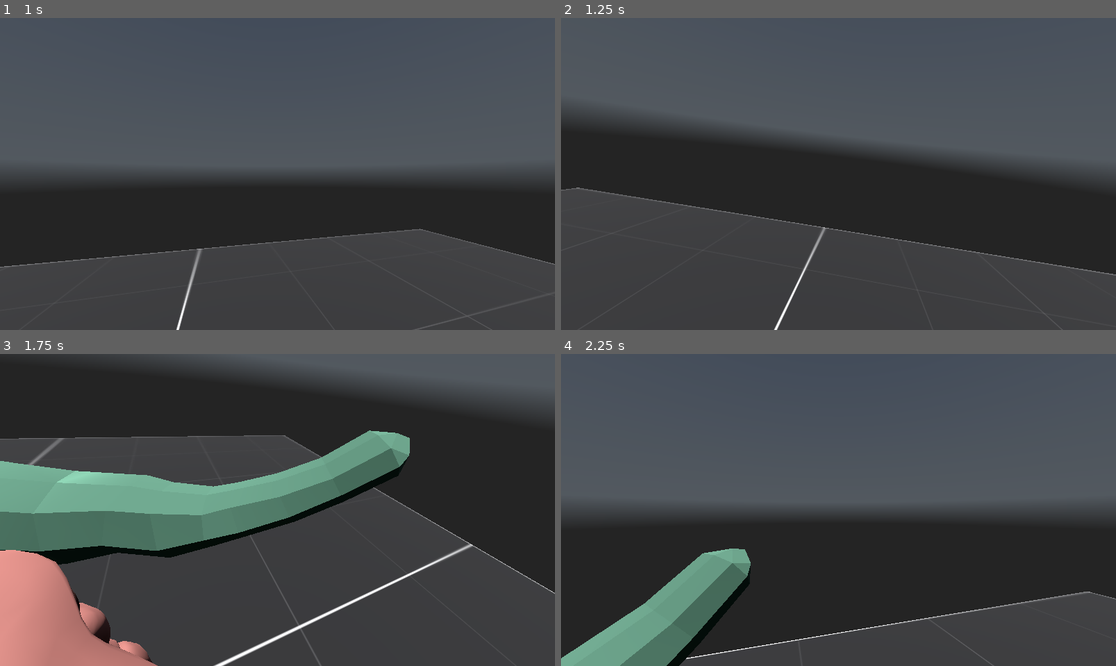
Above: before the commit, frames 1-4 (two rows, left to right).
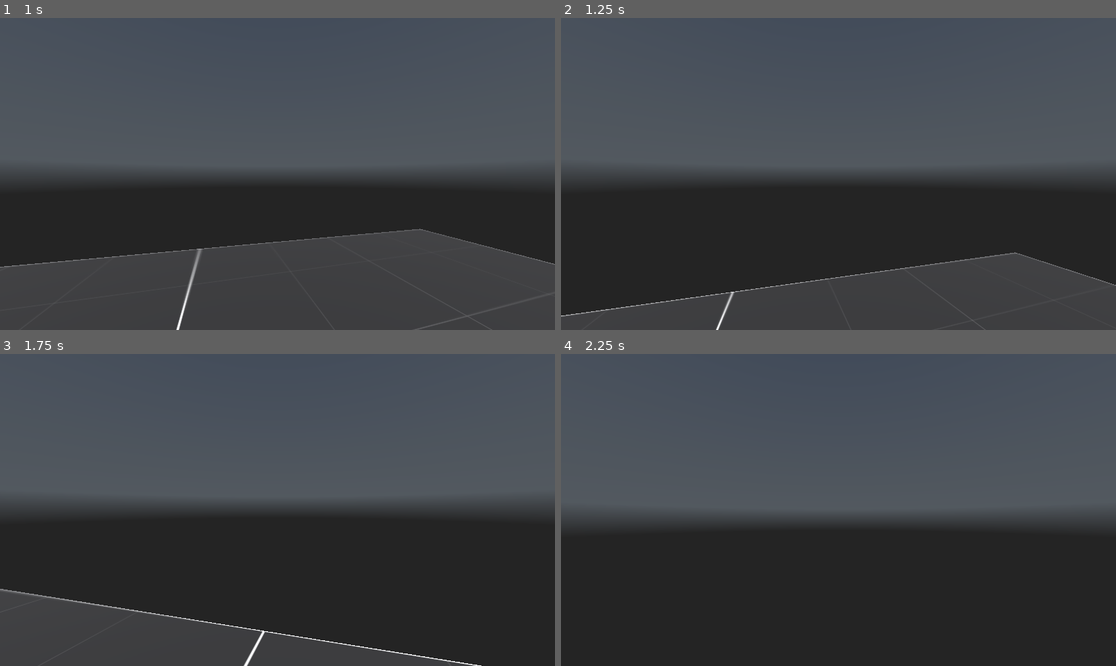
Above: after the commit, the same moments.

Repository: GoodGuyNoone/Oink-Jam-2
Game: Godot game, scene res://scenes/main.tscn
Two runs of this game, one before a commit and one after it. Both use one fixed random seed, a clock stepped at 60 frames per second and the inputs below. A sky picture missing from this copy of the repository is replaced by a grey-blue gradient.
Inputs (mouse positions are in pixels of both pictures, inside the frame that each line leads up to):
- Up to frame 1 (1 s): tap Enter at 0.5 s; move the mouse to (305, 174) at 0.52 s; hold W (forward) from 0.53 s (still down); hold Shift (sprint) from 0.53 s (still down); tap Space (jump) at 0.77 s
- Up to frame 2 (1.25 s): keep holding W (forward); keep holding Shift (sprint)
- Up to frame 3 (1.75 s): keep holding W (forward); move the mouse to (249, 510) at 1.27 s; release Shift (sprint) at 1.28 s; tap Shift (sprint) at 1.35 s; tap Space (jump) at 1.52 s
- Up to frame 4 (2.25 s): keep holding W (forward); move the mouse to (849, 503) at 2.02 s; hold Shift (sprint) from 2.03 s (still down)

Frame 1 is identical in both runs. In frame 2, 28% of the frame differs, in the area x 0-100%, y 29-100%; in frame 3, 82%, in the area x 0-100%, y 0-100%; in frame 4, 17%.

Commit message:
animations cleanup

Diff:
--- a/scenes/snake.tscn
+++ b/scenes/snake.tscn
@@ -672,7 +672,7 @@
 bones/1/parent = 0
 bones/1/rest = Transform3D(1, 0, 2.3841858e-07, 0, 1, 0, -2.3841858e-07, 0, 1, 2.0507223e-05, 0.010278198, -0.003004823)
 bones/1/enabled = true
-bones/1/position = Vector3(2.0507223e-05, 0.010278198, -0.003004823)
+bones/1/position = Vector3(-0.0007478638, 0.010734494, -0.0030048233)
 bones/1/rotation = Quaternion(-9.516043e-08, 2.4048873e-08, -9.51604e-08, 1)
 bones/1/scale = Vector3(1, 1, 1)
 bones/2/name = "Chest"
@@ -680,21 +680,21 @@
 bones/2/rest = Transform3D(0.86810786, -2.8871e-08, 0.49637562, 0.019704197, 0.9992118, -0.034460478, -0.49598438, 0.039696097, 0.8674236, -0.00011411113, -0.0055001914, 0.009748347)
 bones/2/enabled = true
 bones/2/position = Vector3(-0.000114111404, -0.0055001914, 0.009748346)
-bones/2/rotation = Quaternion(0.3985693, 0.23353353, 0.10193759, 0.8810298)
+bones/2/rotation = Quaternion(0.050786395, 0.2589787, -0.0023126358, 0.96454424)
 bones/2/scale = Vector3(1, 1.0000002, 1.0000001)
 bones/3/name = "Neck"
 bones/3/parent = 2
 bones/3/rest = Transform3D(0.8681074, 0.39024433, -0.30675504, 2.9802319e-08, 0.617989, 0.7861866, 0.49637616, -0.6824946, 0.53648084, -4.8843135e-10, 0.008788991, 3.7787834e-10)
 bones/3/enabled = true
 bones/3/position = Vector3(3.1664968e-10, 0.008788994, -1.1175871e-09)
-bones/3/rotation = Quaternion(-0.15436013, -0.26522025, -0.067708485, 0.9493402)
+bones/3/rotation = Quaternion(-0.45232195, -0.22644988, -0.11901934, 0.85437685)
 bones/3/scale = Vector3(0.9999999, 1, 1)
 bones/4/name = "Head"
 bones/4/parent = 3
 bones/4/rest = Transform3D(-0.98778534, 7.4505797e-09, -0.155822, -0.14311801, 0.3954875, 0.9072525, 0.061625674, 0.9184713, -0.3906569, 2.2041184e-10, 0.008236598, 1.9607933e-09)
 bones/4/enabled = true
 bones/4/position = Vector3(4.1909518e-11, 0.008236598, 1.930166e-09)
-bones/4/rotation = Quaternion(-0.06589416, 0.98404354, 0.15984666, -0.042016465)
+bones/4/rotation = Quaternion(-0.038931046, 0.7980151, 0.5975488, -0.06776266)
 bones/4/scale = Vector3(1.0000005, 0.9999996, 0.99999994)
 bones/5/name = "Head_end"
 bones/5/parent = 4
@@ -715,21 +715,21 @@
 bones/7/rest = Transform3D(1, -1.5141574e-10, 6.848095e-11, 1.6618174e-10, 0.911075, -0.41224054, 2.842518e-14, 0.41224056, 0.91107494, -7.9599657e-13, 0.004789916, -1.5235366e-10)
 bones/7/enabled = true
 bones/7/position = Vector3(4.302083e-12, 0.0047899154, -1.0419171e-10)
-bones/7/rotation = Quaternion(0.22553612, 0.0020590005, 0.00060047075, 0.97423244)
+bones/7/rotation = Quaternion(0.26113307, 0.007151953, 0.0012309959, 0.9652756)
 bones/7/scale = Vector3(1, 0.9999998, 0.9999999)
 bones/8/name = "Tail2"
 bones/8/parent = 7
 bones/8/rest = Transform3D(1, -2.3019992e-18, 4.5582904e-18, 2.620914e-18, 0.99745864, -0.07124698, -4.3826957e-18, 0.071246974, 0.9974587, -1.3552527e-20, 0.004905115, 2.9046848e-10)
 bones/8/enabled = true
 bones/8/position = Vector3(0, 0.004905116, 2.2700987e-11)
-bones/8/rotation = Quaternion(0.10903515, 0.01048158, 0.00037386248, 0.9939827)
+bones/8/rotation = Quaternion(0.13571543, 0.014299141, 0.0005100408, 0.9906446)
 bones/8/scale = Vector3(1, 0.9999999, 1)
 bones/9/name = "Tail3"
 bones/9/parent = 8
 bones/9/rest = Transform3D(1, 2.6017026e-22, -8.673874e-21, 2.5979482e-22, 0.99820495, 0.059892274, 8.673885e-21, -0.059892282, 0.9982048, 6.7762636e-21, 0.0035821192, 1.2205632e-10)
 bones/9/enabled = true
 bones/9/position = Vector3(-1.11758706e-10, 0.0035821188, 1.3998942e-10)
-bones/9/rotation = Quaternion(0.020496098, 0.0071835094, 0.0003137795, 0.99976414)
+bones/9/rotation = Quaternion(0.06106708, 0.012965151, 0.00038860174, 0.9980494)
 bones/9/scale = Vector3(0.9999999, 0.9999999, 0.99999994)
 bones/10/name = "Tail3_end"
 bones/10/parent = 9
@@ -756,15 +756,15 @@
 bones/13/parent = 0
 bones/13/rest = Transform3D(-0.9999806, -4.7707005e-07, -0.006231903, -0.006231503, -0.011243702, 0.99991745, -7.054698e-05, 0.999937, 0.011243403, -9.359976e-05, 0.02517952, 0.0029159212)
 bones/13/enabled = true
-bones/13/position = Vector3(-0.00025084123, 0.022187699, 0.022648005)
-bones/13/rotation = Quaternion(-0.0022548412, 0.6909477, 0.722898, -0.0021550772)
+bones/13/position = Vector3(-0.00015700988, 0.025639983, 0.004025894)
+bones/13/rotation = Quaternion(-0.002215798, 0.7031174, 0.7110671, -0.002191699)
 bones/13/scale = Vector3(1, 1, 0.99999994)
 bones/14/name = "LowerMouth"
 bones/14/parent = 13
 bones/14/rest = Transform3D(0.99998057, 0.002287145, -0.0057963715, -2.7858187e-07, 0.93022084, 0.36700052, 0.0062312875, -0.36699337, 0.9302028, 7.350599e-06, 0.0017982149, -0.001179479)
 bones/14/enabled = true
 bones/14/position = Vector3(7.3505844e-06, 0.0017982147, -0.0011794748)
-bones/14/rotation = Quaternion(-0.051811308, -0.0031114672, -0.00016156628, 0.9986521)
+bones/14/rotation = Quaternion(-0.18678674, -0.0030607986, -0.0005821036, 0.9823956)
 bones/14/scale = Vector3(0.9999999, 1, 1.0000001)
 bones/15/name = "LowerMouth_end"
 bones/15/parent = 14
@@ -778,21 +778,21 @@
 bones/16/rest = Transform3D(-0.9999806, 0.00057726516, 0.0062120166, -6.401678e-07, 0.99570054, -0.0926307, -0.0062387805, -0.092628896, -0.9956813, 3.1911146e-05, 0.0043453705, -0.0011932625)
 bones/16/enabled = true
 bones/16/position = Vector3(3.1911135e-05, 0.0043453714, -0.0011932601)
-bones/16/rotation = Quaternion(-0.00015444678, 0.9987817, 0.049249105, 0.0031153967)
+bones/16/rotation = Quaternion(0.000609416, 0.98064125, -0.19578831, 0.0030591118)
 bones/16/scale = Vector3(0.9999999, 0.9999999, 0.9999999)
 bones/17/name = "Tongue2"
 bones/17/parent = 16
 bones/17/rest = Transform3D(-1, 3.4798322e-08, -3.727065e-06, 1.636737e-08, 0.99998814, 0.004945048, 3.7271914e-06, 0.00494505, -0.99998784, -3.3747467e-11, 0.0031961154, -7.8439333e-10)
 bones/17/enabled = true
 bones/17/position = Vector3(-3.144578e-12, 0.0031961156, 2.9241862e-10)
-bones/17/rotation = Quaternion(-6.3120615e-07, 0.9943052, -0.10657003, -2.0750783e-06)
+bones/17/rotation = Quaternion(-1.3438549e-06, 0.9641733, -0.26527345, -1.8399599e-06)
 bones/17/scale = Vector3(1.0000002, 1.0000002, 1.0000001)
 bones/18/name = "Tongue3"
 bones/18/parent = 17
 bones/18/rest = Transform3D(1, -1.61726e-07, 1.3614097e-06, 9.2320036e-08, 0.9987074, 0.05082743, -1.36787e-06, -0.050827425, 0.9987075, 1.1896185e-11, 0.0024648905, 4.0466894e-10)
 bones/18/enabled = true
 bones/18/position = Vector3(-1.686658e-11, 0.0024648889, -2.6639282e-09)
-bones/18/rotation = Quaternion(0.19129497, 6.595053e-07, -4.7044952e-07, 0.9815327)
+bones/18/rotation = Quaternion(0.19129495, 6.5950536e-07, -4.7044958e-07, 0.9815327)
 bones/18/scale = Vector3(1, 0.99999976, 0.9999998)
 bones/19/name = "Tongue3_end"
 bones/19/parent = 18
--- a/scripts/snake.gd
+++ b/scripts/snake.gd
@@ -1,4 +1,8 @@
 extends Node3D
+
+signal attached_to_player
+
+@onready var animation_player: AnimationPlayer = $AnimationPlayer
 
 
 var target = null
@@ -24,9 +28,16 @@
 
 func attach_to_player():
 	print("Snake attached to a player")
-	attached = true
 	var attach_point = target.get_node("SnakeBitePoint")
 
 	get_parent().remove_child(self)
 	attach_point.add_child(self)
 	global_transform = attach_point.global_transform
+	attached = true
+	attached_to_player.emit()
+
+
+func play_animation(animation: String) -> void:
+	print("Playing animation" + str(animation))
+	animation_player.play(animation)
+	await animation_player.animation_finished
--- a/scripts/snake_bite_conroller.gd
+++ b/scripts/snake_bite_conroller.gd
@@ -3,11 +3,12 @@
 @onready var poison_manager: Node = $"../Managers/PoisonManager"
 @onready var snake_spawn: Node3D = $"../SnakeSpawn"
 @onready var camera: Camera3D = $"../Player/CameraMount/Camera3D"
-
+@onready var snake_scene: PackedScene = preload("res://scenes/snake.tscn")
+@onready var snake_instance: Node3D
 
 var original_camera_position: Transform3D
 var triggered := false
-# var player = null
+var player = null
 
 
 func _on_body_entered(body):
@@ -15,22 +16,27 @@
 		return
 
 	if body.name == "Player":
+		player = body
 		triggered = true
 		poison_manager.apply_random_poison()
-		spawn_snake(body)
-		play_effects()
-		move_camera_on_snake(body)
+		spawn_snake()
+		await snake_instance.attached_to_player
+		await play_effects()
+		await move_camera_on_snake()
+		await wait_phase()
+		await detach_snake()
+		await restore_camera()
 
 
-func spawn_snake(player):
-	var snake = preload("res://scenes/snake.tscn").instantiate()
-	get_tree().current_scene.add_child(snake)
+func spawn_snake():
+	snake_instance = snake_scene.instantiate()
+	get_tree().current_scene.add_child(snake_instance)
 
-	snake.global_transform.origin = snake_spawn.global_transform.origin
-	snake.target = player
+	snake_instance.global_transform.origin = snake_spawn.global_transform.origin
+	snake_instance.target = player
 
 
-func move_camera_on_snake(player):
+func move_camera_on_snake():
 	print("Camera started moving")
 	var attach_point = player.get_node("SnakeBitePoint")
 	var start_basis = camera.global_transform.basis
@@ -55,15 +61,6 @@
 
 	await tween.finished
 
-	# wait for snake animation a run away
-
-	player.set_physics_process(true)
-	player.set_process(true)
-
-	restore_camera()
-
-	player.can_look = true
-
 
 func restore_camera():
 	var start_basis = camera.global_transform.basis
@@ -76,6 +73,9 @@
 		0.0, 1.0, 0.5)
 
 	await tween.finished
+	player.can_look = true
+	player.set_physics_process(true)
+	player.set_process(true)
 
 
 func play_effects():
@@ -84,22 +84,16 @@
 
 	return get_tree().create_timer(0.5).timeout
 
-# # 3. Wait while snake is attached
-# func wait_phase():
-# 	return get_tree().create_timer(2.0).timeout
 
-# # 4. Wiggle + detach
-# func detach_snake():
-# 	await snake.play_wiggle_animation()
+func wait_phase():
+	return get_tree().create_timer(2.0).timeout
 
-# 	snake.detach()
-# 	snake.run_away() # your logic
 
-# 	return get_tree().create_timer(0.5).timeout
+func detach_snake():
+	await snake_instance.play_animation("SnakeArmature|Snake_Idle")
+	snake_instance.queue_free()
 
-# # 5. Restore player + camera
-# func restore_player():
-# 	player.set_physics_process(true)
+	# snake.detach()
+	# snake.run_away() # your logic
 
-# 	camera.move_to(original_camera_target)
-# 	ui.hide_snake_bite_warning()
+	# return get_tree().create_timer(0.5).timeout
